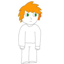
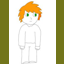
Two versions of the same layered image (64 x 64). Layer-by-layer changes:
renamed "Background" to "Background NE", painted on it over box(0, 0, 64, 64)
